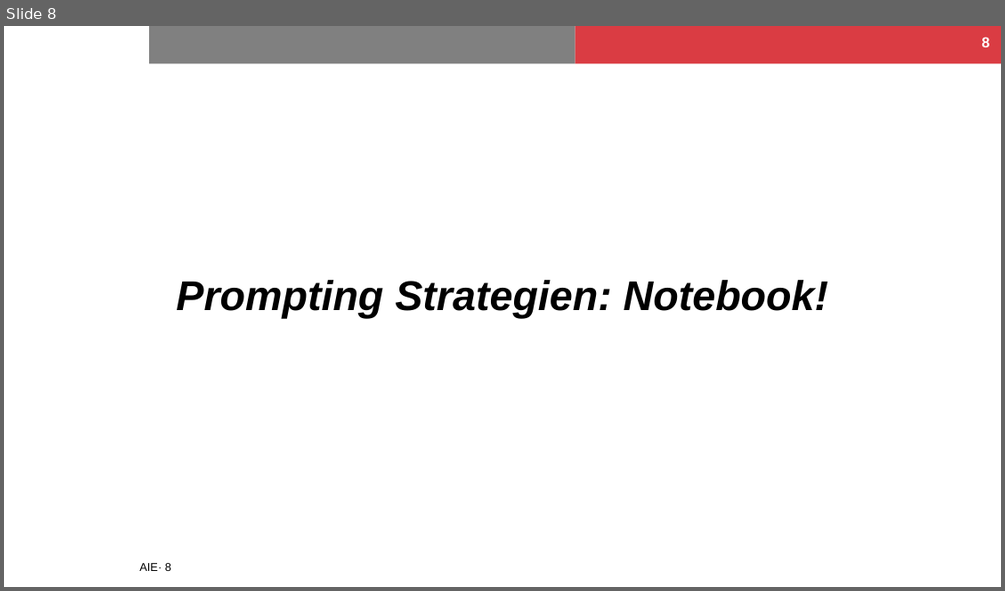
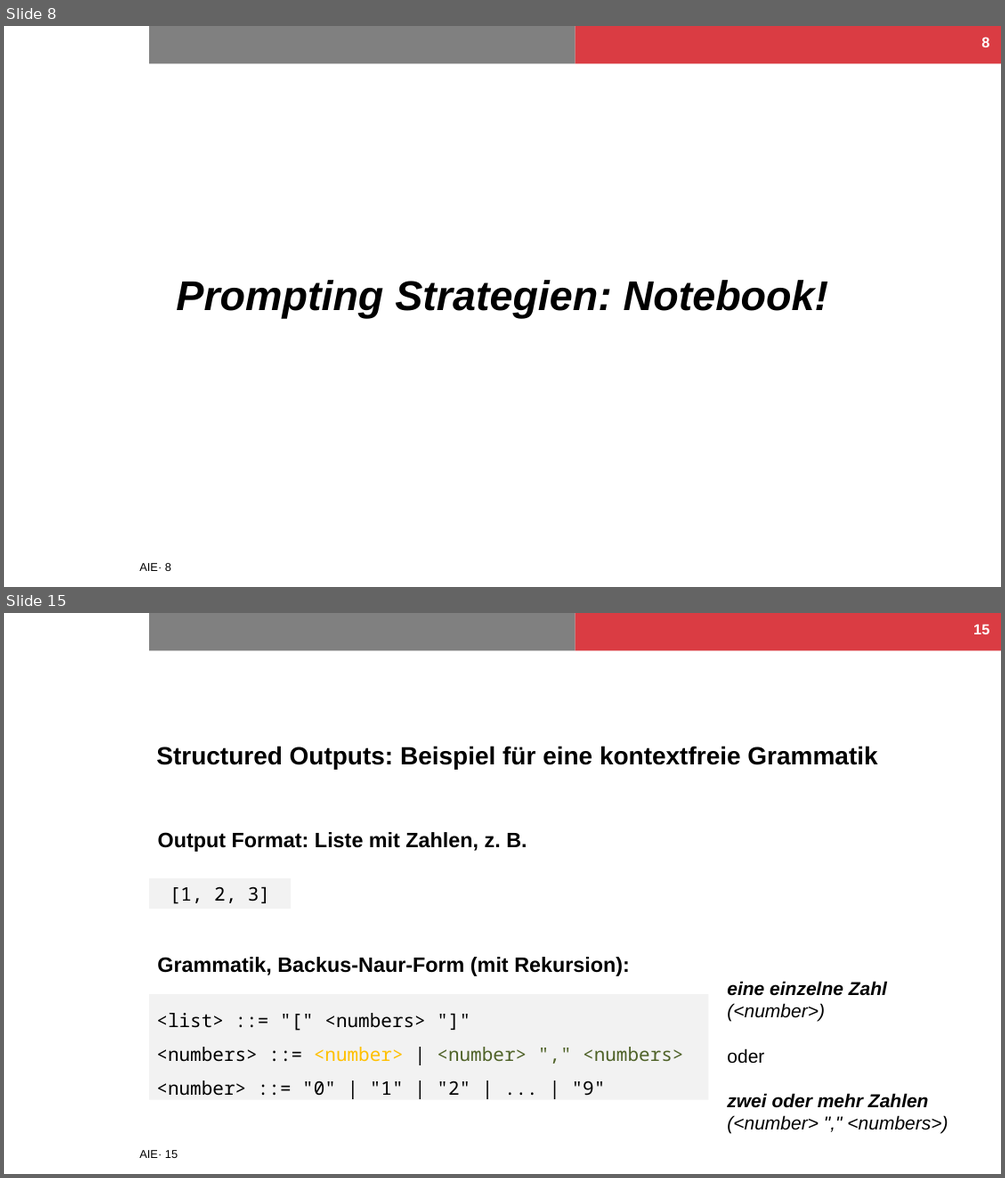
Before and after one commit to NilsHellwig/AIE-course, a slide deck: Kapitel 03_Prompting/03_Prompting.pptx. Shown one above the other, each under a label of ours: slide 8 before the commit, slides 8 and 15 after it; the slides between them are not shown. The pictures are 1005x591 and 1005x1178 pixels, drawn with LibreOffice and Linux fonts; fonts in the diff are those of the drawing; background and template pictures are left out. Boxes give left, top, right and bottom in pixels: in the first picture for what was removed or moved away, otherwise in the second. Text is boxed around its words. In the diff, an @@ line names an element or a change of style, - is before the commit and + after.

```diff
--- a/Kapitel 03_Prompting/03_Prompting.pptx
+++ b/Kapitel 03_Prompting/03_Prompting.pptx
@@ slide 15 added at (x1=4, y1=613, x2=1001, y2=1174), background #FFFFFF; not listed: 3 template elements that a slide beside it also shows @@
@@ page number added at (x1=973, y1=624, x2=989, y2=634), 14 pt, text #FFFFFF, bold @@
+15
@@ title added at (x1=156, y1=746, x2=877, y2=769), 24 pt, text #000000, bold @@
+Structured Outputs: Beispiel für eine kontextfreie Grammatik
@@ text added at (x1=158, y1=832, x2=526, y2=852), 20 pt, text #000000, bold @@
+Output Format: Liste mit Zahlen, z. B.
@@ rectangle added at (x1=149, y1=878, x2=291, y2=908), fill #F2F2F2, 18 pt, text #000000 @@
+[1, 2, 3]
@@ text added at (x1=157, y1=957, x2=630, y2=976), 20 pt, text #000000, bold @@
+Grammatik, Backus-Naur-Form (mit Rekursion):
@@ text added at (x1=727, y1=981, x2=947, y2=1134), 18 pt, text #000000, italic @@
+eine einzelne Zahl (<number>)
+oder
+zwei oder mehr Zahlen (<number> "," <numbers>)
@@ rectangle added at (x1=149, y1=995, x2=708, y2=1100), fill #F2F2F2, 18 pt, text #000000 @@
+<list> ::= "[" <numbers> "]"
+<numbers> ::= <number> | <number> "," <numbers>
+<number> ::= "0" | "1" | "2" | ... | "9"
```
Also in this commit, not shown: 3 slides changed, 23 other slides added, 4 other files.
